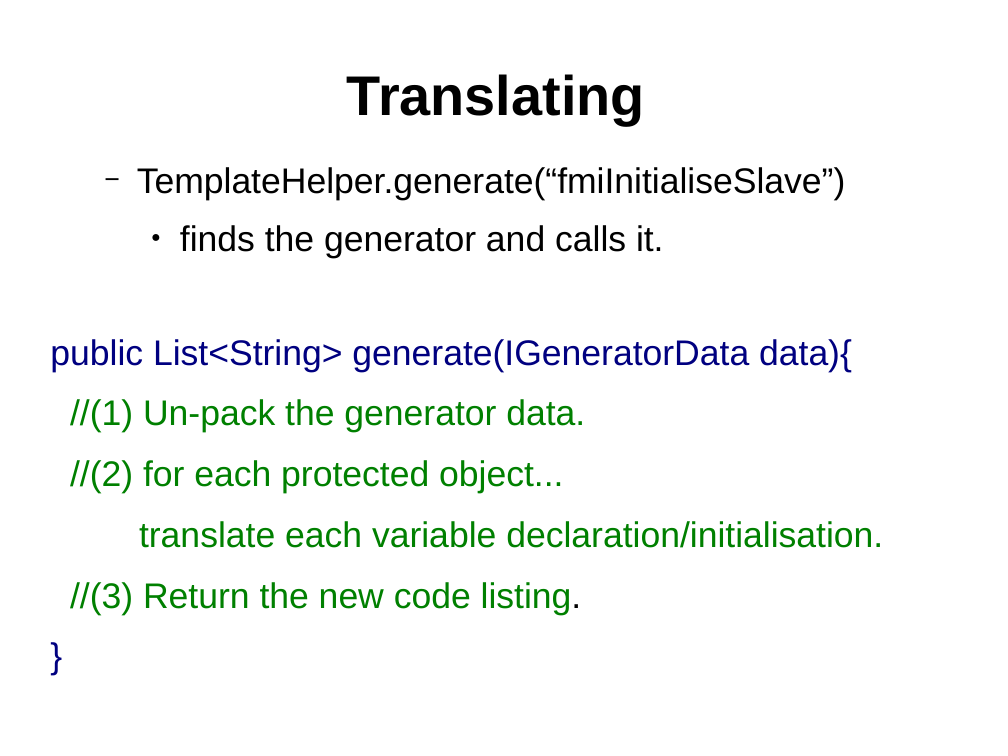
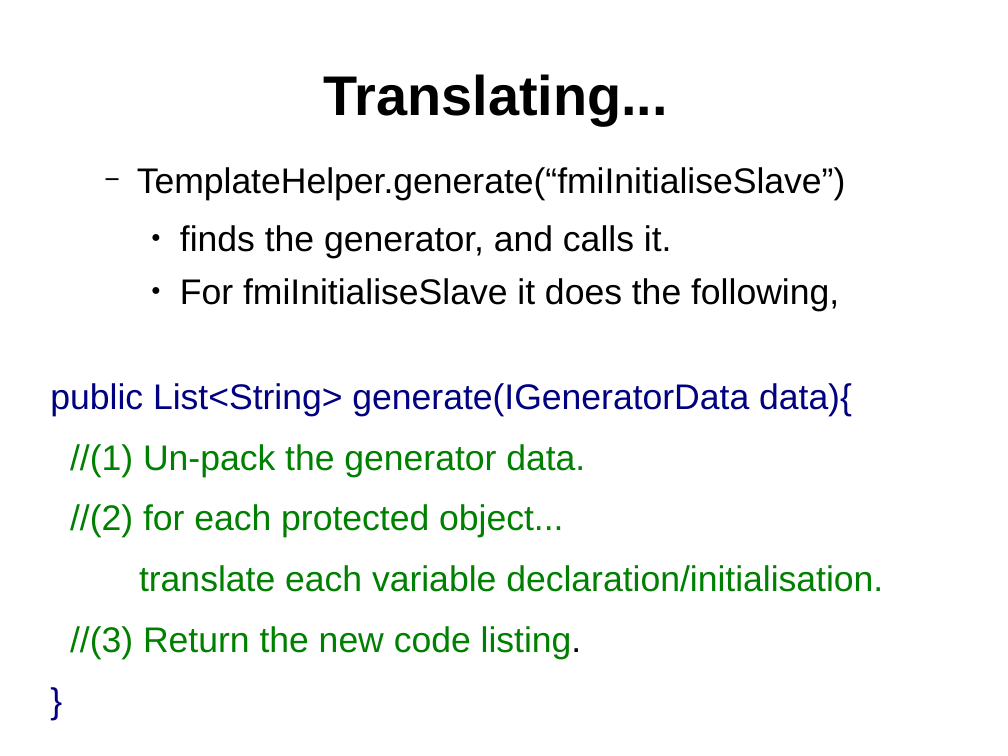
Before and after one commit to weetmuts/rodin-b-sharp-iUML_B_Utils, a slide deck: slide 14 of work/store/Writing/InterfaceTemplatesPaper(acceptedABZ2014)/presentation/templates.odp (slide 13 before the commit). Drawn at 1008x756 pixels with LibreOffice and Linux fonts; fonts in the diff are those of the drawing. Boxes give left, top, right and bottom in pixels: in the first picture for what was removed or moved away, otherwise in the second. Text is boxed around its words. In the diff, an @@ line names an element or a change of style, - is before the commit and + after.

```diff
--- a/work/store/Writing/InterfaceTemplatesPaper(acceptedABZ2014)/presentation/templates.odp
+++ b/work/store/Writing/InterfaceTemplatesPaper(acceptedABZ2014)/presentation/templates.odp
@@ title at <box>324,74,668,125</box>: text changed @@
-Translating
+Translating...
@@ text at <box>180,225,839,311</box>: text changed @@
-    ● finds the generator and calls it.
+    ● finds the generator, and calls it.
+    ● For fmiInitialiseSlave it does the following,
```
Also in this commit, not shown: 5 other slides changed, 3 slides added, 1 slide removed.
